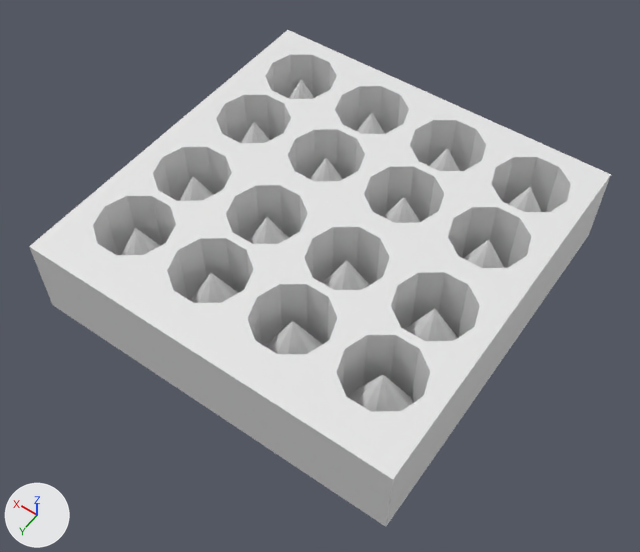
The FBX model Assets/Models/Trap Models/Spike_Trap.fbx: old version first, new version second.
Both versions are drawn from a 50 mm camera at (-0.0834, 0.1209, 0.1731) aimed at (-0.0046, 0.0106, -0.0003). Lighting does not change. The marker at lower left points along +X, +Y and +Z. Materials are left out; every surface is plain grey. Where no turn or scale is listed for an object, it has been applied to the vertices.

Objects in the first picture: 'Spike_Base1', 'Spikes'.
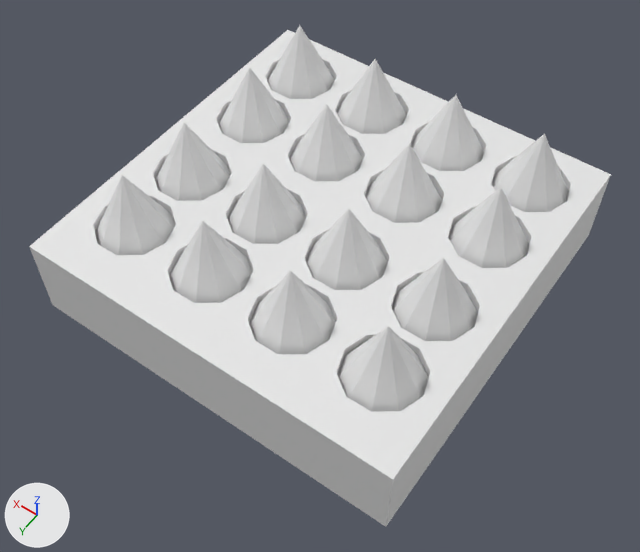
Pixel boxes [x1, y1, x2, y2] of what changed, in the pictures (640 x 552 px):
'Spikes', moved: before [122, 80, 541, 412]; after [96, 26, 568, 412]

The edits, one by one:
Object 'Spikes' (ob_spikes) moves from (-0.0003, -0.0024, 0.0007) to (-0.0003, -0.0024, 0.0188).
